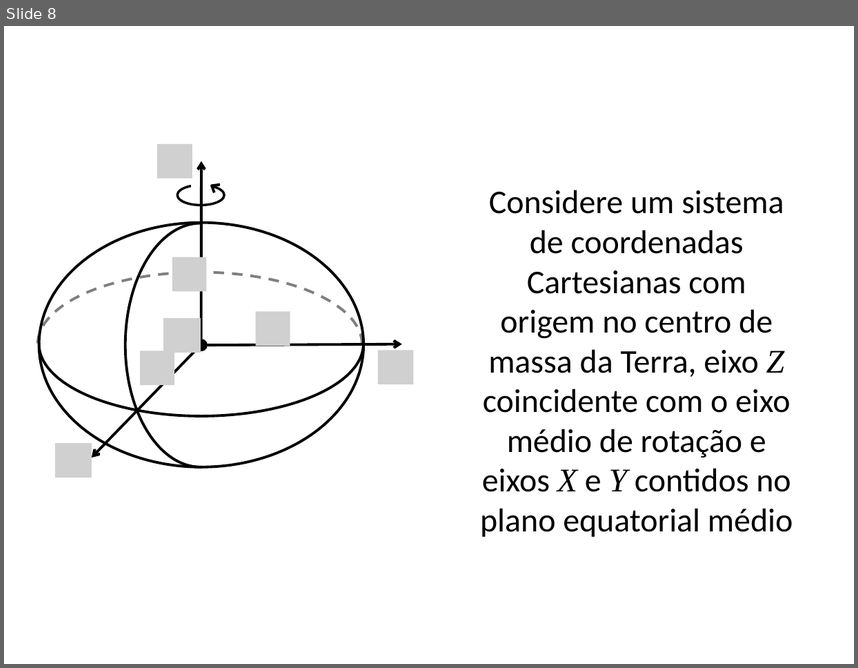
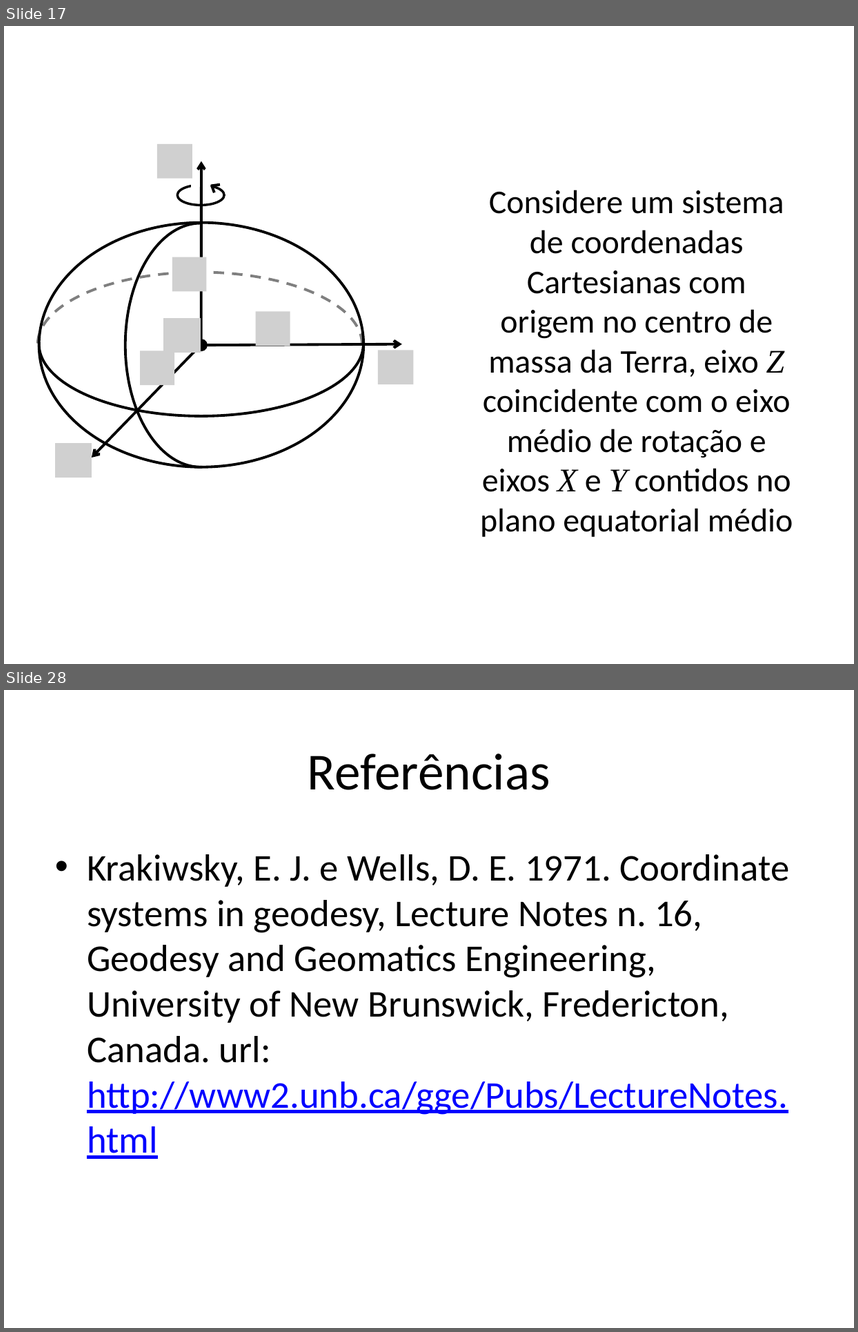
Before and after one commit to pinga-lab/CE-VII-SimBGf-2016, a slide deck: slides/3_sistemas_coordenadas.pptx. Shown one above the other, each under a label of ours: slide 8 before the commit, slides 17 and 28 after it; the slides between them are not shown. The pictures are 858x668 and 858x1332 pixels, drawn with LibreOffice and Linux fonts; fonts in the diff are those of the drawing; grey boxes stand for pictures. Boxes give left, top, right and bottom in pixels: in the first picture for what was removed or moved away, otherwise in the second. Text is boxed around its words. In the diff, an @@ line names an element or a change of style, - is before the commit and + after.

```diff
--- a/slides/3_sistemas_coordenadas.pptx
+++ b/slides/3_sistemas_coordenadas.pptx
@@ slide 28 added at <box>4,690,854,1328</box>, background #FFFFFF @@
@@ title added at <box>308,753,550,790</box>, 44 pt, text #000000 @@
+Referências
@@ text added at <box>87,854,789,1159</box>, 32 pt, text #000000 @@
+• Krakiwsky, E. J. e Wells, D. E. 1971. Coordinate systems in geodesy, Lecture Notes n. 16, Geodesy and Geomatics Engineering, University of New Brunswick, Fredericton, Canada. url: http://www2.unb.ca/gge/Pubs/LectureNotes.html
@@ what was slide 8 is now slide 17 @@
```
Also in this commit, not shown: 8 slides changed, 14 other slides added, 6 slides removed.
